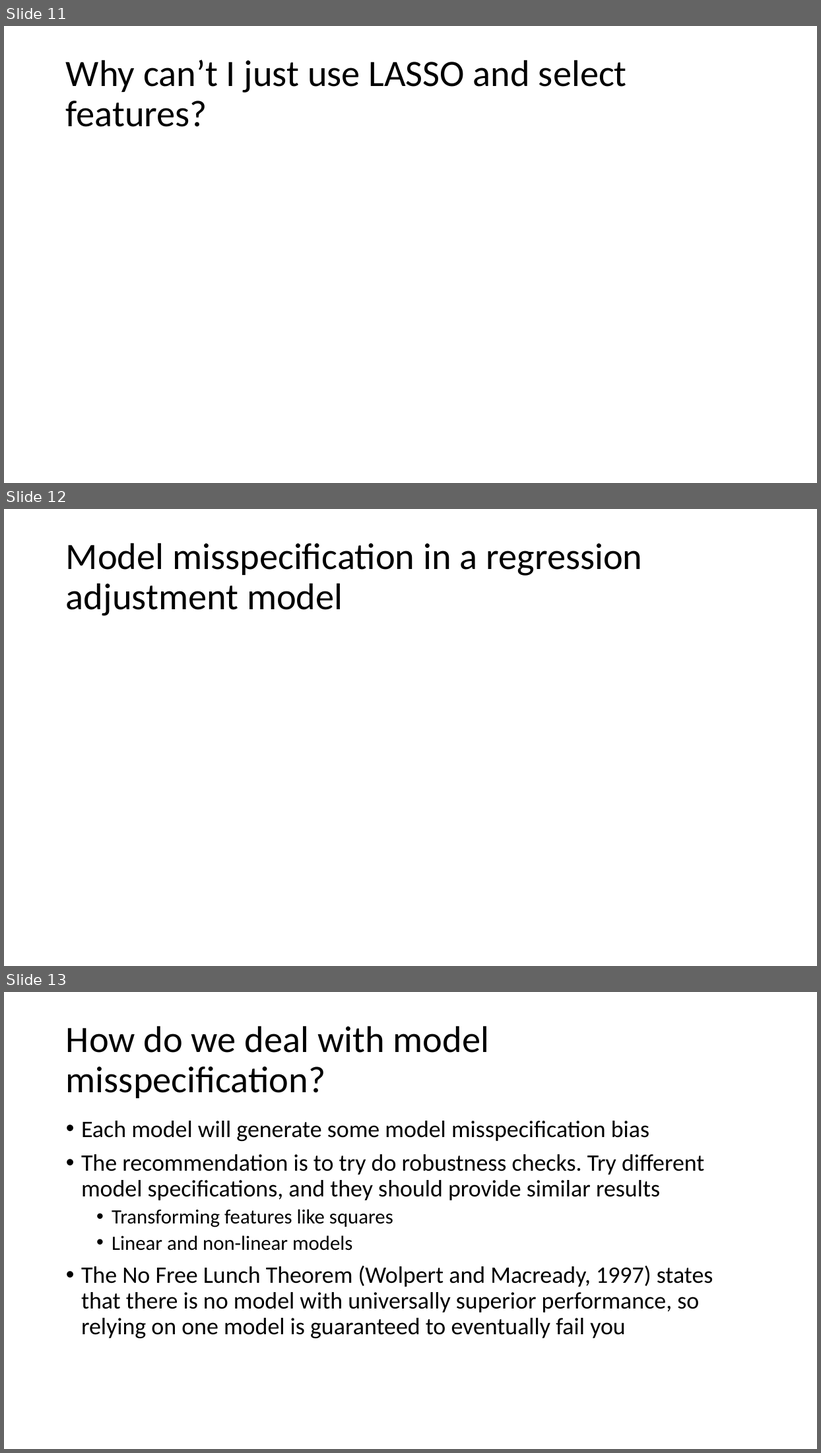
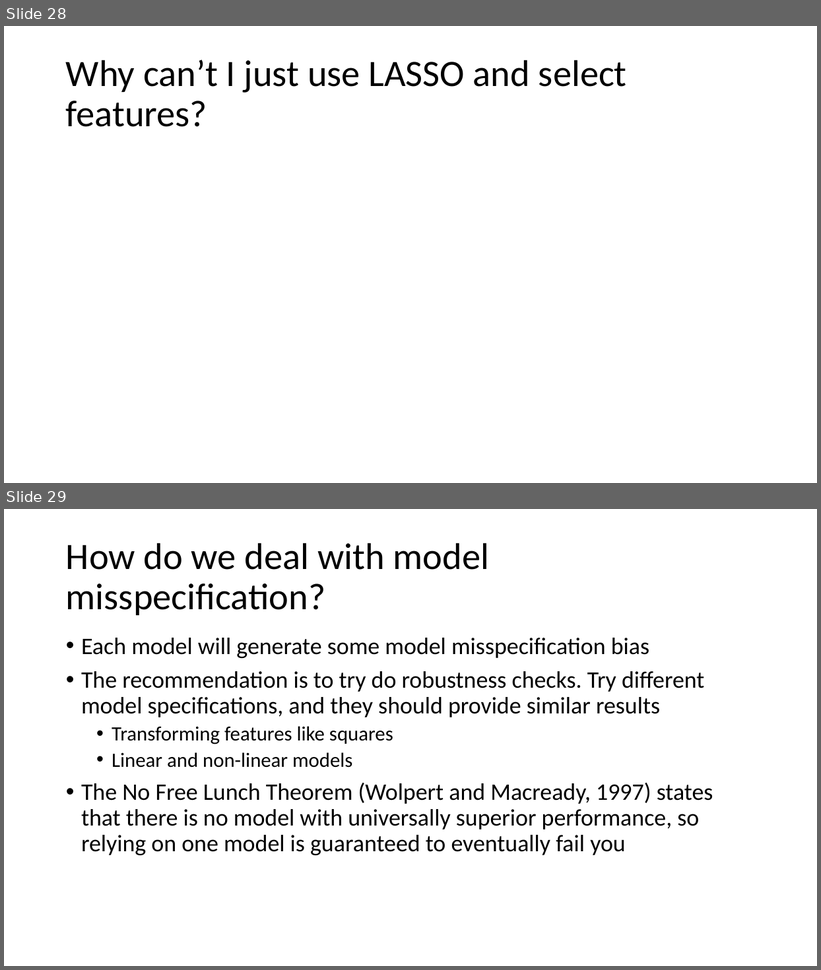
Before and after one commit to shoepaladin/causalinference_crashcourse, a slide deck: Powerpoints/3 Inference.pptx. Shown one above the other, each under a label of ours: slides 11, 12 and 13 before the commit, slides 28 and 29 after it. The pictures are 821x1453 and 821x970 pixels, drawn with LibreOffice and Linux fonts; fonts in the diff are those of the drawing; grey boxes stand for pictures. Boxes give left, top, right and bottom in pixels: in the first picture for what was removed or moved away, otherwise in the second. Text is boxed around its words. In the diff, an @@ line names an element or a change of style, - is before the commit and + after.

Commit message:
SC Modeling

```diff
--- a/Powerpoints/3 Inference.pptx
+++ b/Powerpoints/3 Inference.pptx
@@ slide 12 removed at [4,509,817,966], background #FFFFFF @@
@@ title removed at [66,543,642,616] @@
-Model misspecification in a regression adjustment model
@@ what was slide 11 is now slide 28 @@
@@ what was slide 13 is now slide 29 @@
```
Also in this commit, not shown: 3 slides changed, 8 slides added, 2 other files.
